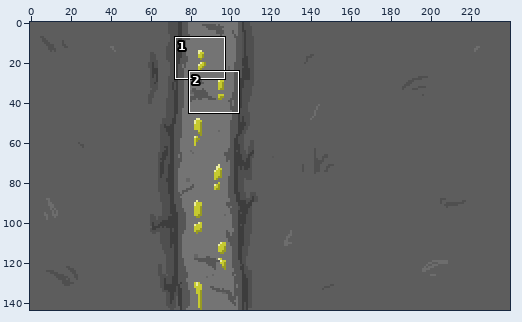
Sprite sheet -- VinterProjekt/Bilder/backgrounds/Bakgrundsbild-6.png. Above, an overview of the earlier version with the close-up marked.
Close-up. As it was:
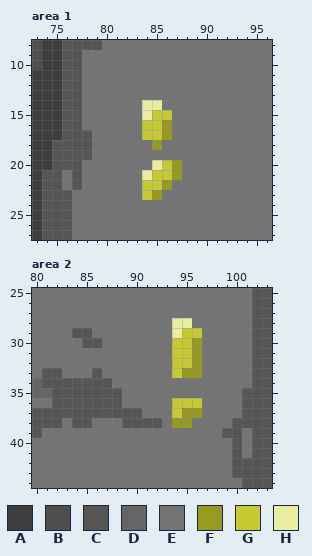
The file is 240x144 pixels. Shown: area 1: x 73..96, y 8..27; area 2: x 80..103, y 25..44. The commit also changed other parts of the picture, which this record leaves out.
Palette (. is transparent): A #3d3d3d  B #4f4f4f  C #565656  D #656565  E #747474  F #979a21  G #c6ca30  H #eaeca0
Pixels before, area 1, first column x 73:
 8 BAACCCCEEEEEEEEEEEEEEEEE
 9 BAACCEEEEEEEEEEEEEEEEEEE
10 BAACCEEEEEEEEEEEEEEEEEEE
11 AAACCEEEEEEEEEEEEEEEEEEE
12 AAACCEEEEEEEEEEEEEEEEEEE
13 AAACCEEEEEEEEEEEEEEEEEEE
14 AAACCEEEEEEHHEEEEEEEEEEE
15 AAACCEEEEEEHGGEEEEEEEEEE
16 AAACCEEEEEEGGFEEEEEEEEEE
17 AAACCCEEEEEGGFEEEEEEEEEE
18 AACCCCEEEEEEFEEEEEEEEEEE
19 AACCCCEEEEEEEEEEEEEEEEEE
20 AACCCEEEEEEEHGFEEEEEEEEE
21 ACCECEEEEEEHGGFEEEEEEEEE
22 ACCECEEEEEEGGFEEEEEEEEEE
23 ACCCEEEEEEEGFEEEEEEEEEEE
24 ACCCEEEEEEEEEEEEEEEEEEEE
25 ACCCEEEEEEEEEEEEEEEEEEEE
26 ACCCEEEEEEEEEEEEEEEEEEEE
27 ACCCEEEEEEEEEEEEEEEEEEEE
Pixels before, area 2, first column x 80:
25 EEEEEEEEEEEEEEEEEEEEEECC
26 EEEEEEEEEEEEEEEEEEEEEECC
27 EEEEEEEEEEEEEEEEEEEEEECC
28 EEEEEEEEEEEEEEHHEEEEEECC
29 EEEECCEEEEEEEEHGGEEEEECC
30 EEEEECCEEEEEEEGGFEEEEECC
31 EEEEEEEEEEEEEEGGFEEEEECC
32 EEEEEEEEEEEEEEGGFEEEEECC
33 ECCEEECEEEEEEEGFFEEEEECC
34 DCCCCCCCEEEEEEEEEEEEEECC
35 DDCCCCCCCEEEEEEEEEEEECCC
36 EECCCCCCCEEEEEGGGEEEECCC
37 CCCCCCCCCCCEEEGFFEEEECCC
38 CCCECCEEECCCCEFFEEEECCCC
39 CEEEEEEEEEEEEEEEEEECCECC
40 EEEEEEEEEEEEEEEEEEEECECC
41 EEEEEEEEEEEEEEEEEEEECECC
42 EEEEEEEEEEEEEEEEEEEECCCC
43 EEEEEEEEEEEEEEEEEEEECCCC
44 EEEEEEEEEEEEEEEEEEEEECCC
Now the later version:
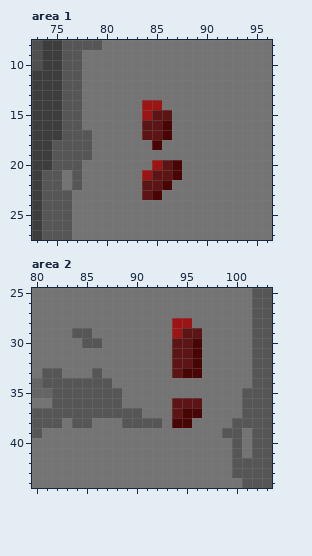
From old to new:
colour F: #979a21 -> #490404
colour G: #c6ca30 -> #5c1414
colour H: #eaeca0 -> #9b1515
Pixel boxes of the changes (left, top, right, bottom) in both close-ups:
changed: (142, 100, 182, 200)
changed: (172, 318, 202, 428)
